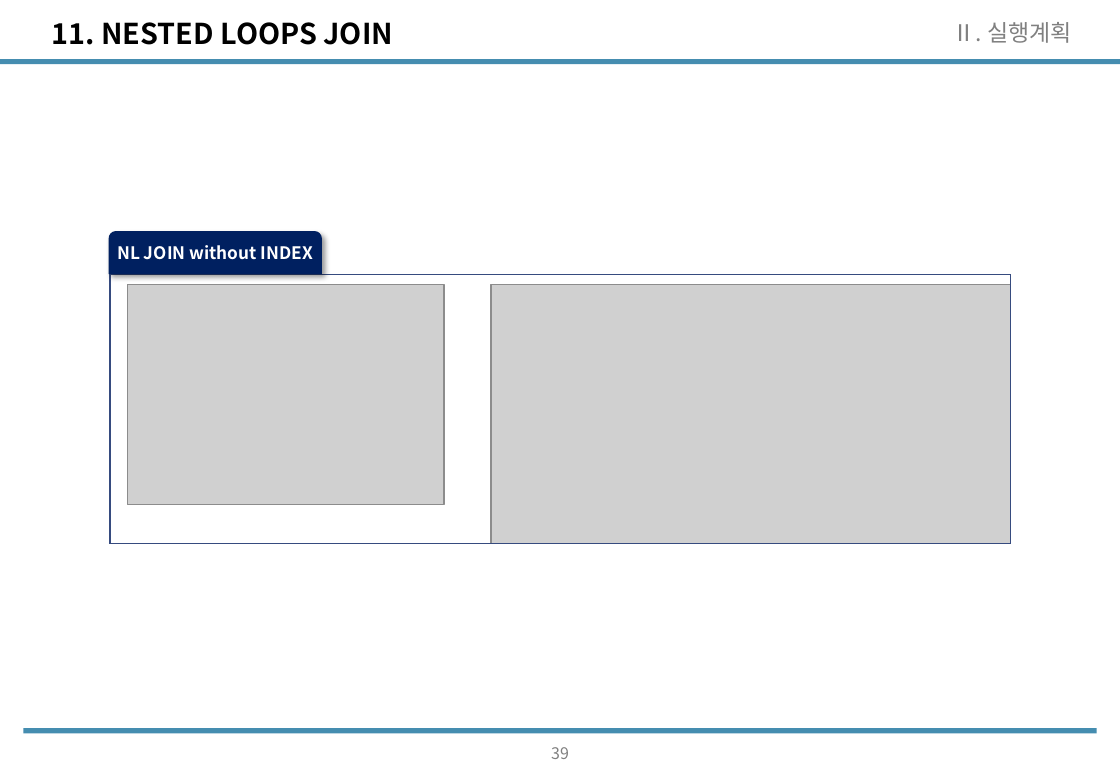
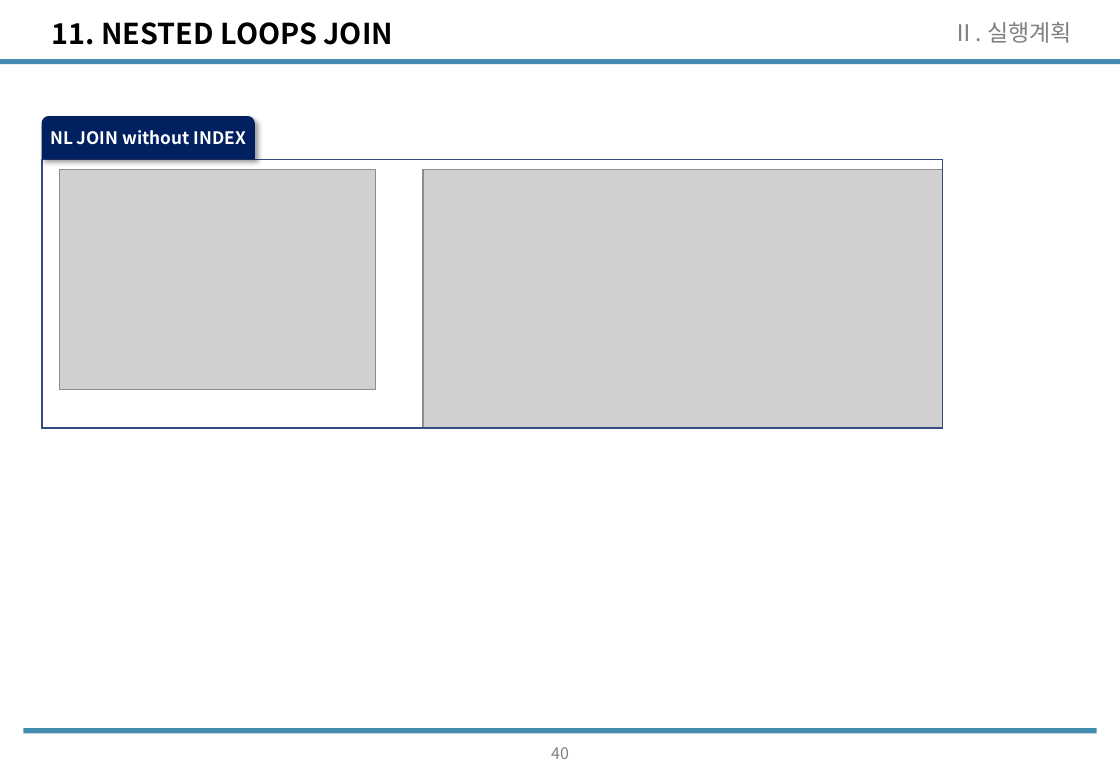
Before and after one commit to wooseok1152/SQL, a slide deck: slide 41 of SQL_seminar/SQL중상급활용_CH2.pptx (slide 40 before the commit). Drawn at 1120x775 pixels with LibreOffice and Linux fonts; fonts in the diff are those of the drawing; grey boxes stand for pictures. Boxes give left, top, right and bottom in pixels: in the first picture for what was removed or moved away, otherwise in the second. Text is boxed around its words. In the diff, an @@ line names an element or a change of style, - is before the commit and + after.

```diff
--- a/SQL_seminar/SQL중상급활용_CH2.pptx
+++ b/SQL_seminar/SQL중상급활용_CH2.pptx
@@ 2 pictures, 1 freeform shape, 1 rectangle: place and size @@
-2 pictures, 1 freeform shape, 1 rectangle at <box>110,232,1011,544</box>
+2 pictures, 1 freeform shape, 1 rectangle at <box>42,117,943,429</box>
@@ page number at <box>551,747,569,759</box>: text changed @@
-39
+40
```
Also in this commit, not shown: 7 other slides changed, 1 slide added, 3 other files.
